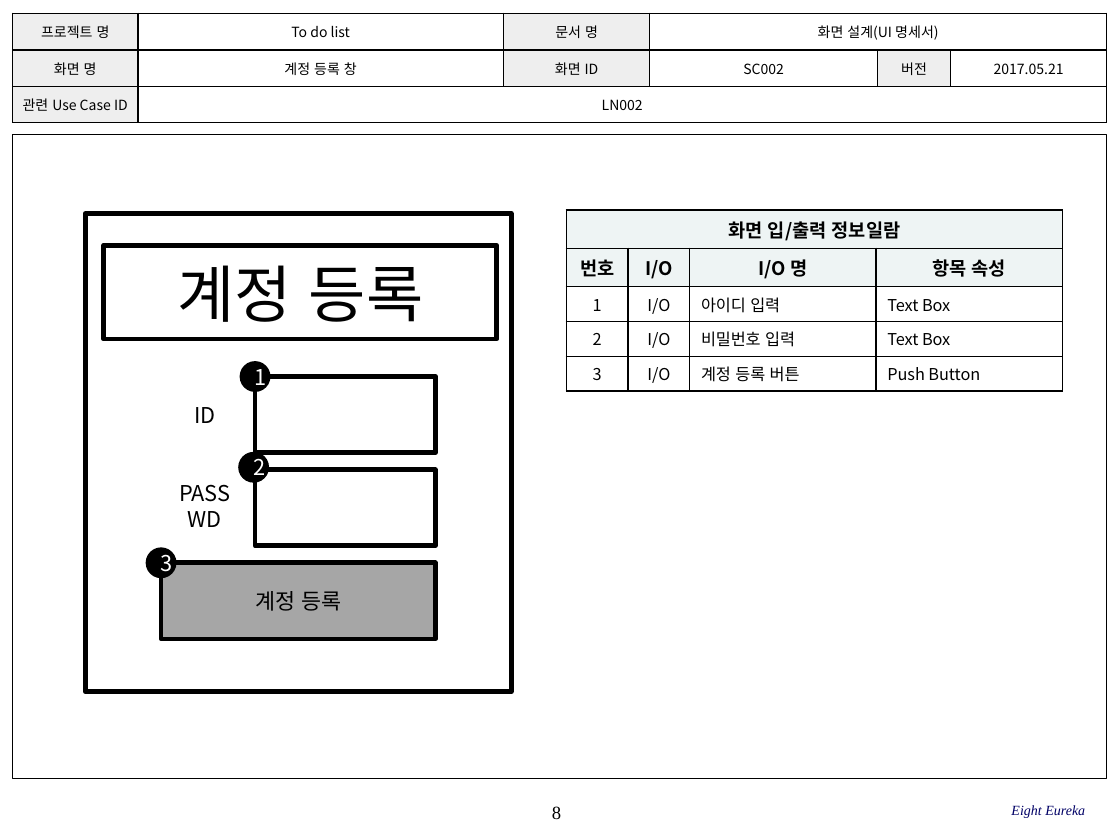
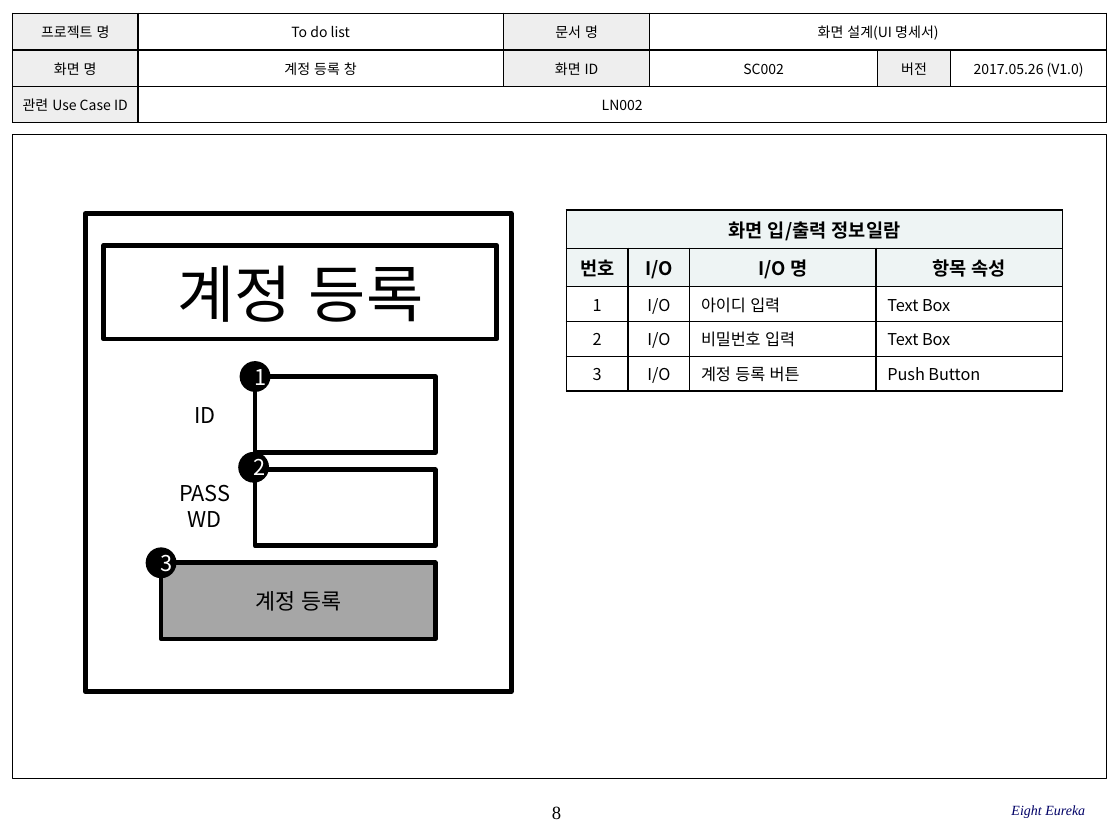
Before and after one commit to SE-admin/8, a slide deck: slide 8 of doc/3_ 설계서/UI Design Template.pptx. Drawn at 1120x840 pixels with LibreOffice and Linux fonts; fonts in the diff are those of the drawing; background and template pictures are left out. Boxes give left, top, right and bottom in pixels: in the first picture for what was removed or moved away, otherwise in the second. Text is boxed around its words. In the diff, an @@ line names an element or a change of style, - is before the commit and + after.

```diff
--- a/doc/3_ 설계서/UI Design Template.pptx
+++ b/doc/3_ 설계서/UI Design Template.pptx
@@ table at box(12, 13, 1105, 123) @@
-row 2, column 6: 2017.05.21
+row 2, column 6: 2017.05.26 (V1.0)
```
Also in this commit, not shown: 8 other slides changed, 2 slides added.
